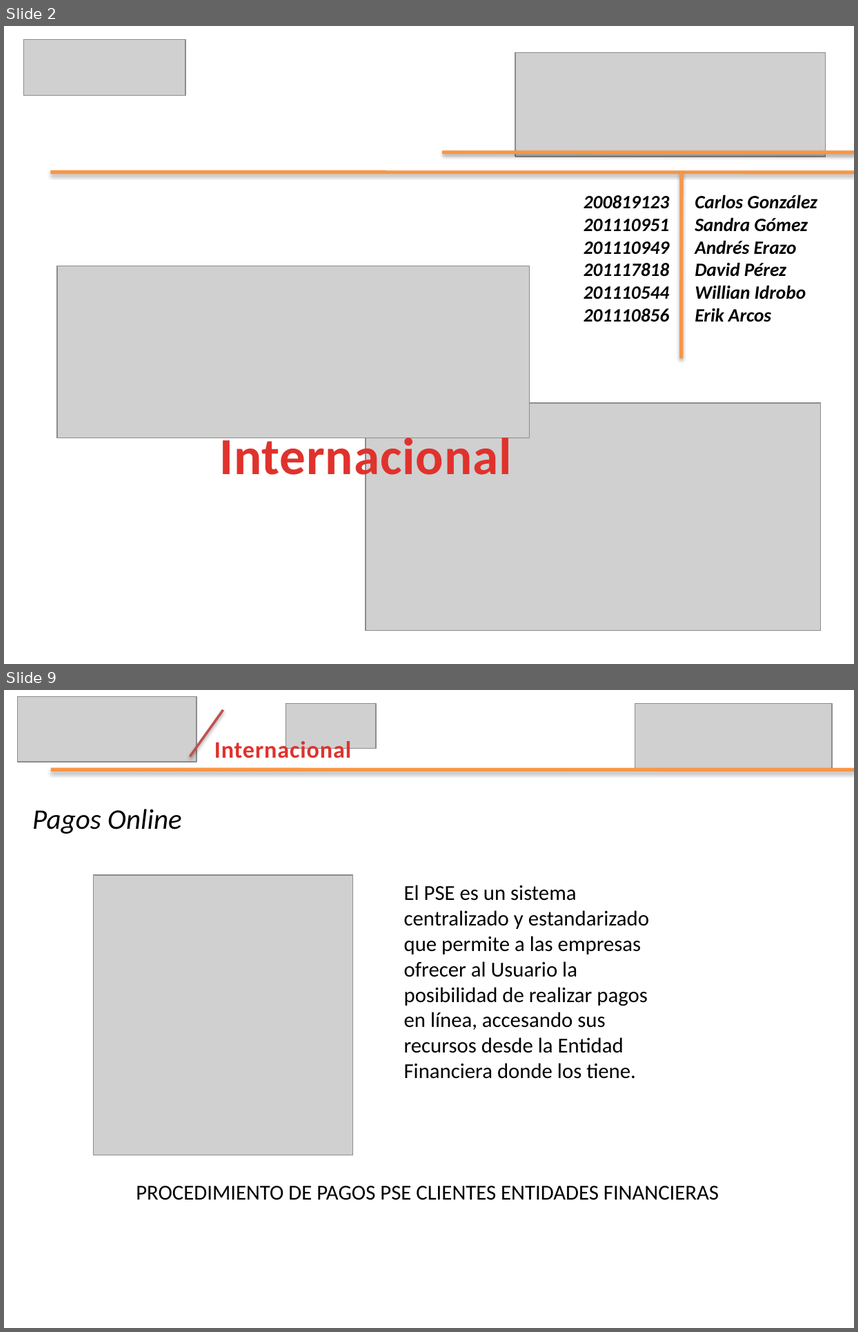
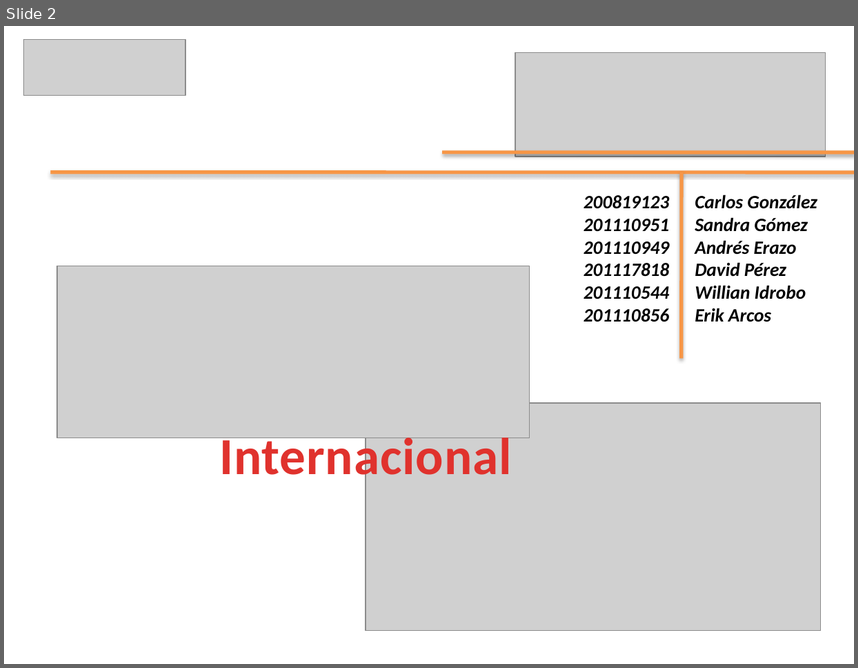
Before and after one commit to leseroth/ingenium-managment, a slide deck: CSOF5100 Proyecto 1/0621PresentacionIngenium.pptx. Shown one above the other, each under a label of ours: slides 2 and 9 before the commit, slide 2 after it; the slides between them are not shown. The pictures are 858x1332 and 858x668 pixels, drawn with LibreOffice and Linux fonts; fonts in the diff are those of the drawing; grey boxes stand for pictures. Boxes give left, top, right and bottom in pixels: in the first picture for what was removed or moved away, otherwise in the second. Text is boxed around its words. In the diff, an @@ line names an element or a change of style, - is before the commit and + after.

```diff
--- a/CSOF5100 Proyecto 1/0621PresentacionIngenium.pptx
+++ b/CSOF5100 Proyecto 1/0621PresentacionIngenium.pptx
@@ slide 9 removed at (4, 690, 854, 1328), background #FFFFFF @@
@@ picture removed at (18, 697, 197, 762) @@
@@ line removed from (190, 756) to (223, 709) @@
@@ picture removed at (286, 704, 377, 749) @@
@@ picture removed at (635, 704, 832, 770) @@
@@ text removed at (214, 738, 352, 758) @@
-Internacional
@@ line removed from (51, 770) to (854, 770) @@
@@ text removed at (32, 809, 182, 834) @@
-Pagos Online
@@ picture removed at (93, 876, 352, 1155) @@
@@ text removed at (404, 885, 649, 1078) @@
-El PSE es un sistema centralizado y estandarizado que permite a las empresas ofrecer al Usuario la posibilidad de realizar pagos en línea, accesando sus recursos desde la Entidad Financiera donde los tiene.
@@ text removed at (136, 1185, 719, 1200) @@
-PROCEDIMIENTO DE PAGOS PSE CLIENTES ENTIDADES FINANCIERAS
```
Also in this commit, not shown: 11 slides changed, 16 slides added, 12 other slides removed.
